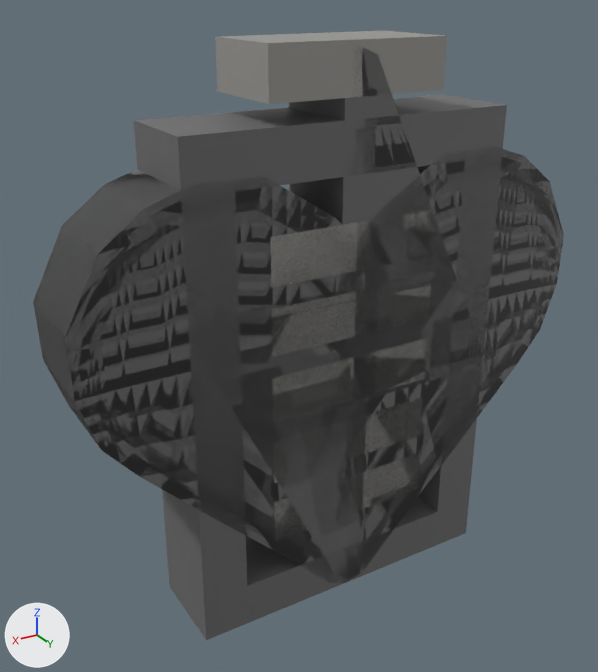
A saved change to the FBX model Assets/Obj/Collectables.fbx.
One viewpoint serves both versions: a camera (50 mm lens) standing at (0.449, 0.688, 0.766) and looking at (0.025, -0.018, 0.413). Arrows for +X, +Y and +Z are at lower left; the lights stay in place. Where no turn or scale is listed for an object, it has been applied to the vertices.

The first picture shows 'Battery', 'Energy01', 'HearthEmpty', 'HearthEmpty_b', 'HearthFull', 'HearthFull_b'.
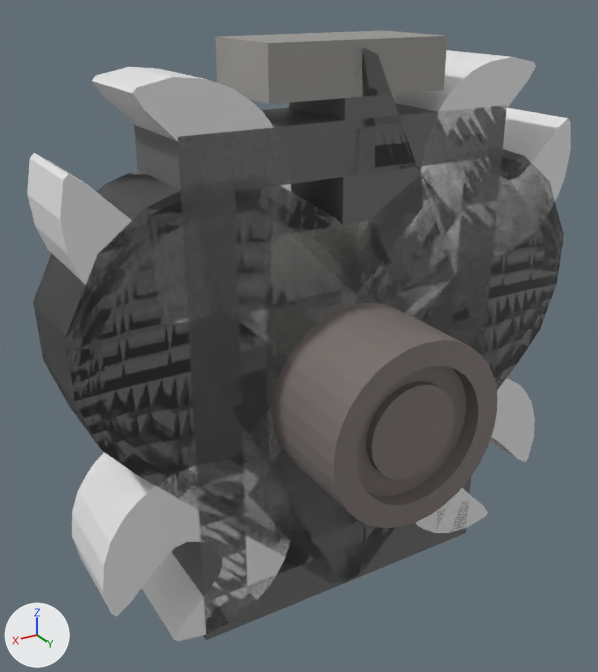
Where the change shows, as pixel boxes [x1, y1, x2, y2] in the pictures (598 x 672 px):
'Wrench', added: after [27, 50, 571, 641]
'Balle', added: after [272, 302, 497, 528]

The change, as a list of edits to the scene's bpy script:
```text
Add mat_color1:
    mat_color1 = principled_material('Color1')
    mat_color1.base_color = (0.208, 0.177, 0.167)  # grey #7e7572
Add me_cylindre_001:
    me_cylindre_001.from_pydata(...)  # 320 vertices, 290 faces; spans x -0.097..0.097, y -0.173..0.162, z 0.273..0.467
    me_cylindre_001.materials.append(mat_color1)  # grey #7e7572
Add me_cube_001:
    me_cube_001.from_pydata(...)  # 324 vertices, 320 faces; spans x -0.284..0.284, y -0.05..0.05, z 0.128..0.696
Add ob_balle:
    ob_balle = bpy.data.objects.new('Balle', me_cylindre_001)
    ob_balle.location = (0.0, 0.0, 0.0)
Add ob_wrench:
    ob_wrench = bpy.data.objects.new('Wrench', me_cube_001)
    ob_wrench.location = (0.0, 0.0, 0.0)
```
